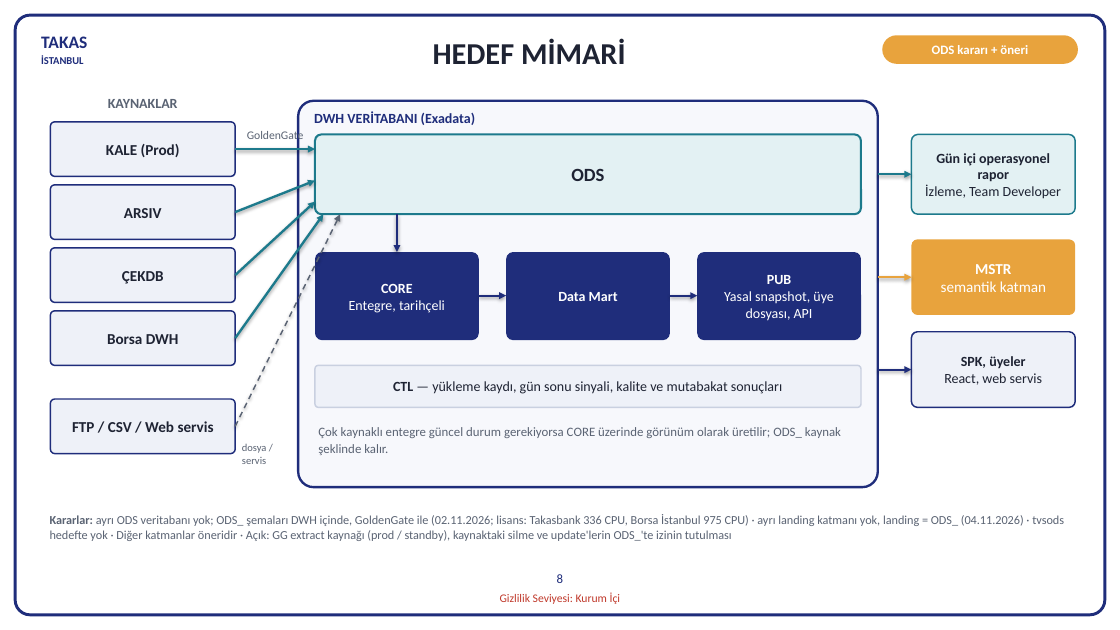
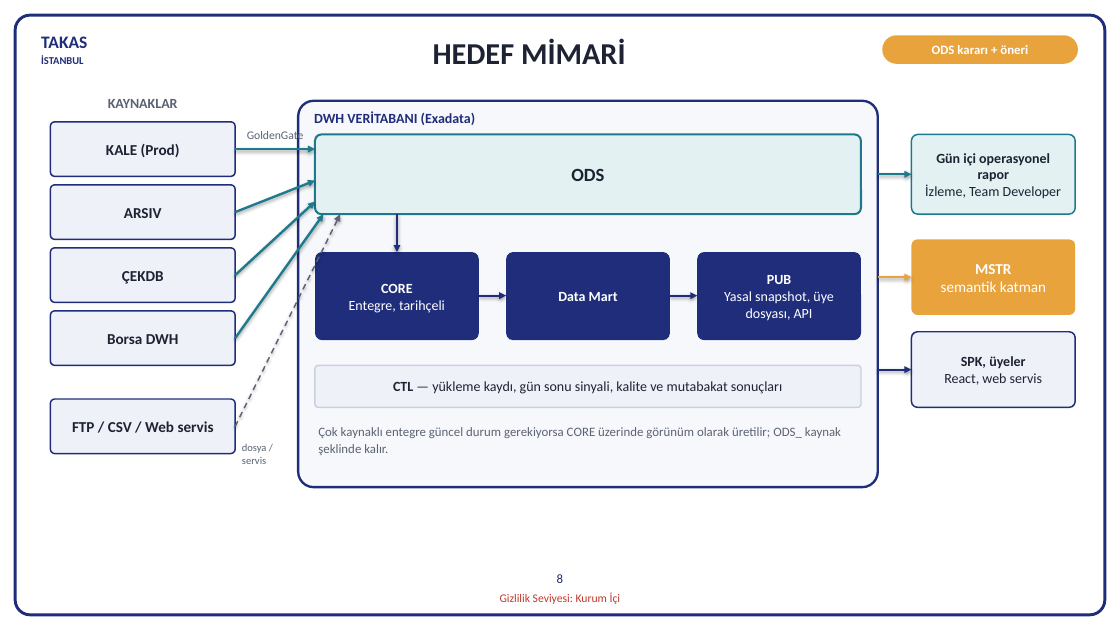
Before and after one commit to hanifidemirel0/Cursor-Projects, a slide deck: slide 8 of outputs/dwh-sunum-kasim-2026/5 - DWHSunum_Kasim2026.pptx. Drawn at 1120x630 pixels with LibreOffice and Linux fonts; fonts in the diff are those of the drawing. Boxes give left, top, right and bottom in pixels: in the first picture for what was removed or moved away, otherwise in the second. Text is boxed around its words. In the diff, an @@ line names an element or a change of style, - is before the commit and + after.

```diff
--- a/outputs/dwh-sunum-kasim-2026/5 - DWHSunum_Kasim2026.pptx
+++ b/outputs/dwh-sunum-kasim-2026/5 - DWHSunum_Kasim2026.pptx
@@ text removed at [50,514,1064,541] @@
-Kararlar: ayrı ODS veritabanı yok; ODS_ şemaları DWH içinde, GoldenGate ile (02.11.2026; lisans: Takasbank 336 CPU, Borsa İstanbul 975 CPU) · ayrı landing katmanı yok, landing = ODS_ (04.11.2026) · tvsods hedefte yok · Diğer katmanlar öneridir · Açık: GG extract kaynağı (prod / standby), kaynaktaki silme ve update'lerin ODS_'te izinin tutulması
```
Also in this commit, not shown: 2 other files.
